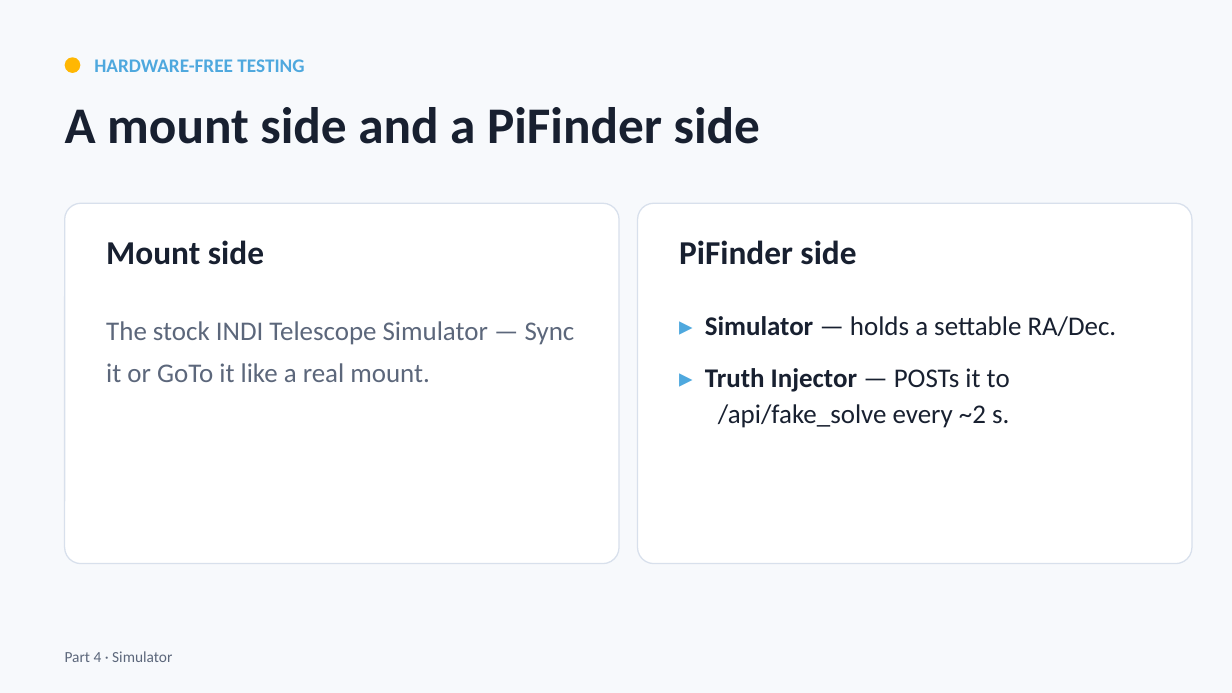
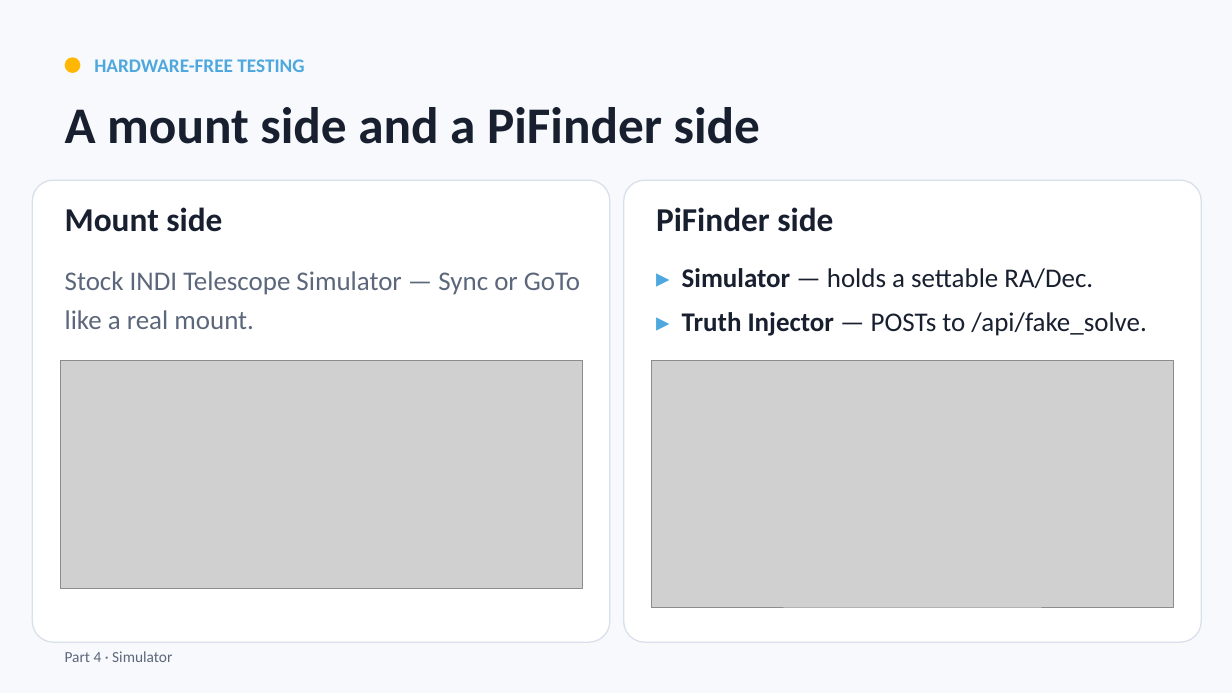
Before and after one commit to apos/PiFinder_Stellarmate, a slide deck: slide 22 of docs/presentations/PFSM_overview.pptx. Drawn at 1232x693 pixels with LibreOffice and Linux fonts; fonts in the diff are those of the drawing; grey boxes stand for pictures. Boxes give left, top, right and bottom in pixels: in the first picture for what was removed or moved away, otherwise in the second. Text is boxed around its words. In the diff, an @@ line names an element or a change of style, - is before the commit and + after.

```diff
--- a/docs/presentations/PFSM_overview.pptx
+++ b/docs/presentations/PFSM_overview.pptx
@@ rounded rectangle: place and size @@
-rounded rectangle at <box>65,203,619,564</box>
+rounded rectangle at <box>32,180,610,642</box>
@@ text "Mount side": place and size @@
-text "Mount side" at <box>106,240,264,265</box>
+text "Mount side" at <box>65,207,222,232</box>
@@ rounded rectangle: place and size @@
-rounded rectangle at <box>638,203,1192,564</box>
+rounded rectangle at <box>624,180,1202,642</box>
@@ text "PiFinder side": place and size @@
-text "PiFinder side" at <box>679,240,856,265</box>
+text "PiFinder side" at <box>656,207,833,232</box>
@@ text "▸ Simulator — holds a ...": place and size @@
-text "▸ Simulator — holds a ..." at <box>705,316,1117,428</box>
+text "▸ Simulator — holds a ..." at <box>682,268,1146,336</box>
@@ text at <box>682,268,1093,288</box>: less space between paragraphs @@
@@ text at <box>65,271,580,329</box>: text changed @@
-The stock INDI Telescope Simulator — Sync it or GoTo it like a real mount.
+Stock INDI Telescope Simulator — Sync or GoTo like a real mount.
@@ text at <box>682,312,1146,336</box>: text changed @@
-▸ Truth Injector — POSTs it to /api/fake_solve every ~2 s.
+▸ Truth Injector — POSTs to /api/fake_solve.
@@ picture added at <box>60,360,582,589</box> @@
@@ picture added at <box>652,360,1174,607</box> @@
```
Also in this commit, not shown: 8 other slides changed, 1 slide added, 7 other files.
